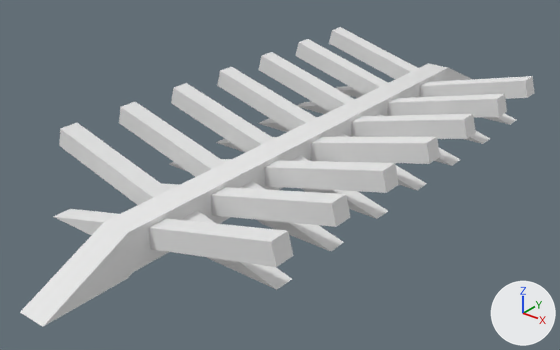
The glTF model assets/models/maps/docks/Dock_Boat_Stand.gltf, before and after one commit.
Both versions are drawn from a camera (50 mm lens) standing at (3.24, -4.48, 2.57) and looking at (-0.12, -0.28, -0.04). Every picture has the same lights, and +X, +Y and +Z are marked at lower right. The picture after the commit comes second.

The first picture shows 'Dock_Boat_Stand'.
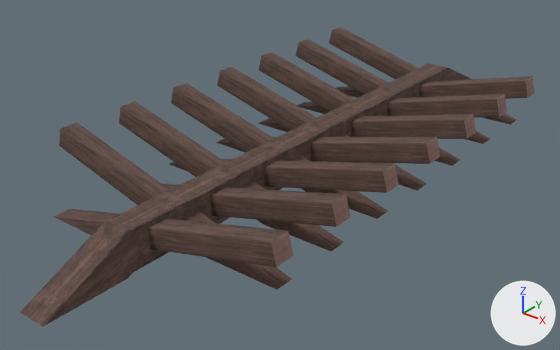
What changed in the scene script:
```text
Add img_boattrim_normal:
    img_boattrim_normal = load_image('BoatTrim_Normal', 'BoatTrim_Normal.jpg', 1024, 1024, 'Non-Color')
Add img_boattrim_diffuse:
    img_boattrim_diffuse = load_image('BoatTrim_Diffuse', 'BoatTrim_Diffuse.jpg', 1024, 1024, 'sRGB')
Change mat_boattrim_mat:
    where n0 = _N.new('ShaderNodeBsdfPrincipled'); n0.name = 'Principled BSDF'
    n0.inputs[2].default_value: 1.0 -> 0.85  # 'Roughness'
    add n2 = _N.new('ShaderNodeTexImage'); n2.name = 'Image Texture'
    add n2.image = img_boattrim_diffuse
    add n3 = _N.new('ShaderNodeNormalMap'); n3.name = 'Normal Map'
    add n3.uv_map = 'UVMap'
    add n4 = _N.new('ShaderNodeTexImage'); n4.name = 'Image Texture.001'
    add n4.image = img_boattrim_normal
    add _L.new(n2.outputs[0], n0.inputs[0])  # 'Color' to 'Base Color'
    add _L.new(n3.outputs[0], n0.inputs[5])  # 'Normal' to 'Normal'
    add _L.new(n4.outputs[0], n3.inputs[1])  # 'Color' to 'Color'
```

Boxes (x1, y1, x2, y2) around the edits, measured in the pictures (560 x 350 px):
'Dock_Boat_Stand', surface changed (white to brown): (20, 27, 534, 326) in both
